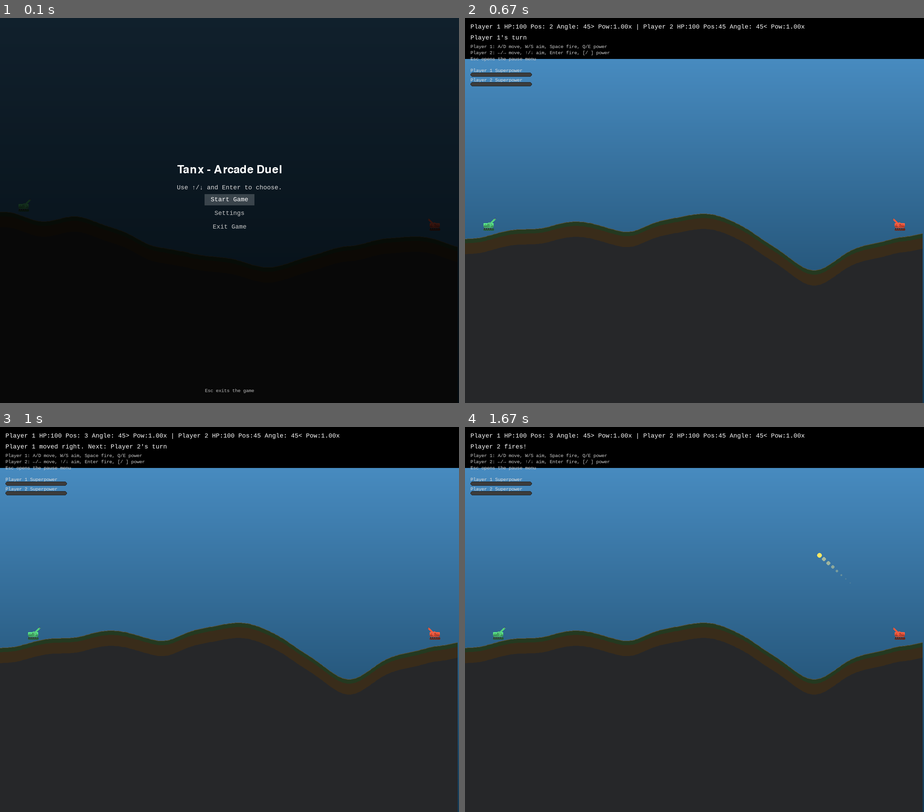
Above: before the commit, frames 1-4 (two rows, left to right).
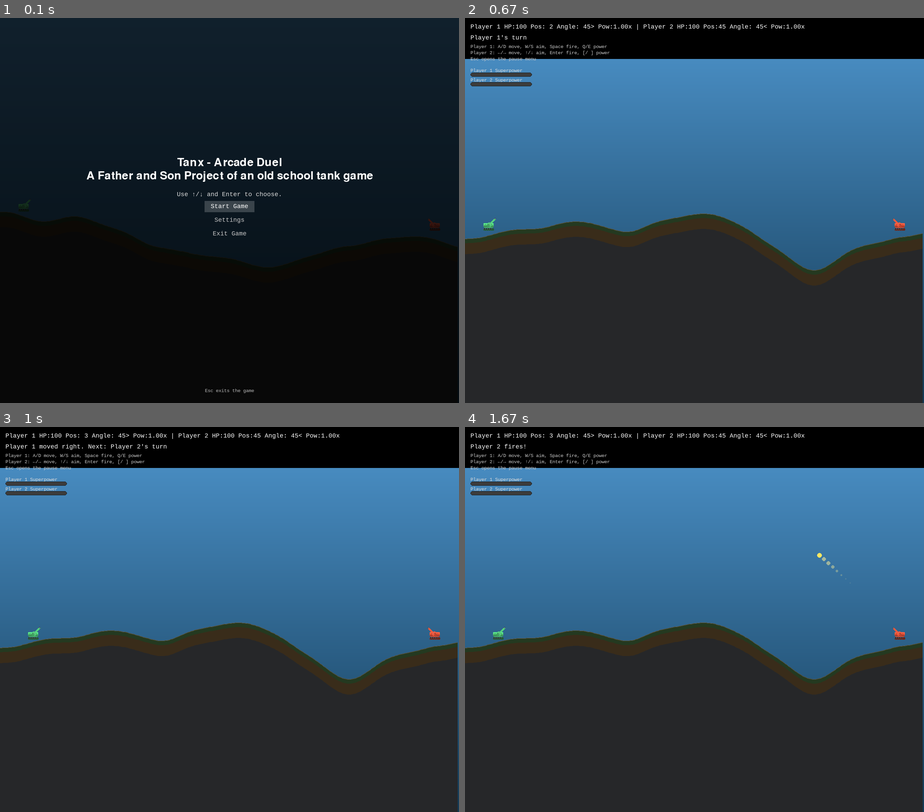
Above: after the commit, the same moments.

Repository: CKone/tanx-game
Game: pygame game, started from main.py
Two runs of this game, one before a commit and one after it. Both use one fixed random seed, a clock stepped at 60 frames per second and the inputs below.
Inputs:
- Up to frame 1 (0.1 s): no input
- Up to frame 2 (0.67 s): tap Enter at 0.33 s
- Up to frame 3 (1 s): hold D from 0.67 s (still down)
- Up to frame 4 (1.67 s): release D at 1.13 s; tap Enter at 1.17 s

The runs differ from the first frame. In frame 1, 1.6% of the frame differs, in the area x 18-82%, y 36-57%; in frame 2, nothing differs; in frame 3, nothing differs; in frame 4, nothing differs.

Commit message:
Changed the title a bit :)

Diff:
--- a/tanx_game/pygame/app.py
+++ b/tanx_game/pygame/app.py
@@ -211,7 +211,10 @@
         self.menu.register(
             "main_menu",
             MenuDefinition(
-                title="Tanx - Arcade Duel",
+                title=(
+                    "Tanx - Arcade Duel\n"
+                    "A Father and Son Project of an old school tank game"
+                ),
                 build_options=lambda: [
                     MenuOption("Start Game", self._action_start_game),
                     MenuOption("Settings", self._action_open_settings),
--- a/tanx_game/pygame/menus.py
+++ b/tanx_game/pygame/menus.py
@@ -85,19 +85,35 @@
     center_x = surface.get_width() // 2
     center_y = surface.get_height() // 2
 
-    title_surface = app.font_large.render(app.menu.title, True, pygame.Color("white"))
-    title_rect = title_surface.get_rect(center=(center_x, center_y - 120))
-    surface.blit(title_surface, title_rect)
+    title_lines = app.menu.title.splitlines() or [app.menu.title]
+    line_spacing = max(6, app.font_large.get_height() // 6)
+    title_surfaces = [
+        app.font_large.render(line, True, pygame.Color("white"))
+        for line in title_lines
+    ]
+    total_height = sum(s.get_height() for s in title_surfaces)
+    if len(title_surfaces) > 1:
+        total_height += line_spacing * (len(title_surfaces) - 1)
+    block_top = center_y - 120 - total_height // 2
+    current_top = block_top
+    title_bottom = center_y - 120
+    for title_surface in title_surfaces:
+        line_height = title_surface.get_height()
+        line_center_y = current_top + line_height // 2
+        title_rect = title_surface.get_rect(center=(center_x, line_center_y))
+        surface.blit(title_surface, title_rect)
+        title_bottom = title_rect.bottom
+        current_top = title_rect.bottom + line_spacing
 
     if app.menu.message:
         message_surface = app.font_regular.render(
             app.menu.message, True, pygame.Color(220, 220, 220)
         )
-        message_rect = message_surface.get_rect(center=(center_x, title_rect.bottom + 36))
+        message_rect = message_surface.get_rect(center=(center_x, title_bottom + 36))
         surface.blit(message_surface, message_rect)
         options_start_y = message_rect.bottom + 24
     else:
-        options_start_y = title_rect.bottom + 32
+        options_start_y = title_bottom + 32
 
     option_spacing = 40
     option_font = app.font_regular
@@ -108,7 +124,7 @@
     total_options_height = len(app.menu.options) * option_spacing
     max_start = surface.get_height() - 80 - total_options_height
     options_start_y = min(options_start_y, max_start)
-    options_start_y = max(options_start_y, title_rect.bottom + 16)
+    options_start_y = max(options_start_y, title_bottom + 16)
 
     for idx, option in enumerate(app.menu.options):
         is_selected = idx == app.menu.selection
